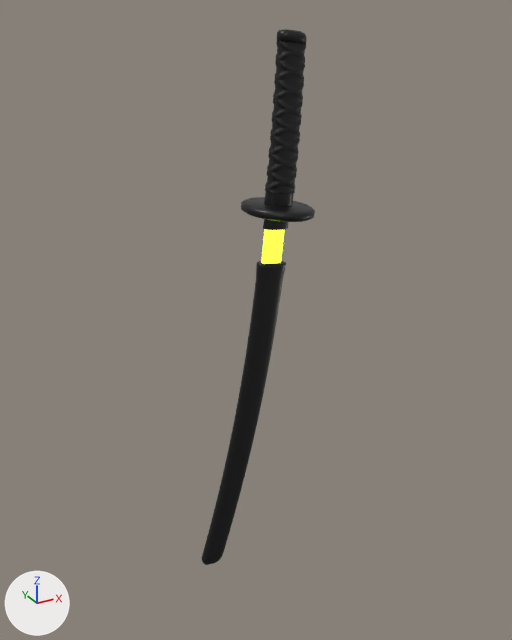
An edit to the glTF model works/036_saya/model.glb, drawn before and after from the same camera.
Before and after are seen from a camera (50 mm lens) standing at (-1.13, -2.21, 3.21) and looking at (0.11, 0.04, 2.09). Arrows for +X, +Y and +Z are at lower left; the lights stay in place. The picture after the commit comes second. Both versions are drawn at frame 61 of the action 'saya_bodyAction'; the numbers are the values there.

The scene before the commit, as lines of its bpy script (objects in view):
```python
me_saya_body = bpy.data.meshes.new('saya_body')
me_saya_body.from_pydata(...)  # 6440 vertices, 12876 faces; spans x -0.002..0.23, y -0.026..0.026, z -1.36..0.0
me_saya_body.materials.append(mat_saya_lacquer)  # black #0a0a0a
me_saya_light = bpy.data.meshes.new('saya_light')
me_saya_light.from_pydata(...)  # 96 vertices, 188 faces; spans x 0.115..0.212, y -0.012..0.012, z -0.14..0.42
me_saya_light.materials.append(mat_saya_light)  # black #000000, glowing green #bcff36
me_saya_tsuba = bpy.data.meshes.new('saya_tsuba')
me_saya_tsuba.from_pydata(...)  # 256 vertices, 508 faces; spans x 0.034..0.306, y -0.136..0.136, z 0.0..0.036
me_saya_tsuba.materials.append(mat_saya_fittings)  # black #0a0a0a
ob_saya_body = bpy.data.objects.new('saya_body', me_saya_body)
ob_saya_body.location = (-0.018, 0.0, 2.351)
ob_saya_body.rotation_euler = (0.0, 0.122, 0.0)  # degrees (0, 7, 0)
ob_saya_light = bpy.data.objects.new('saya_light', me_saya_light)
ob_saya_light.location = (-0.005, 0.0, 2.463)
ob_saya_light.rotation_euler = (0.0, 0.122, 0.0)  # degrees (0, 7, 0)
ob_saya_tsuba = bpy.data.objects.new('saya_tsuba', me_saya_tsuba)
ob_saya_tsuba.location = (0.005, 0.0, 2.537)
ob_saya_tsuba.rotation_euler = (0.0, 0.122, 0.0)  # degrees (0, 7, 0)
# also in view: 'saya_tsuka' at (0.2, 0.0, 2.85)
```
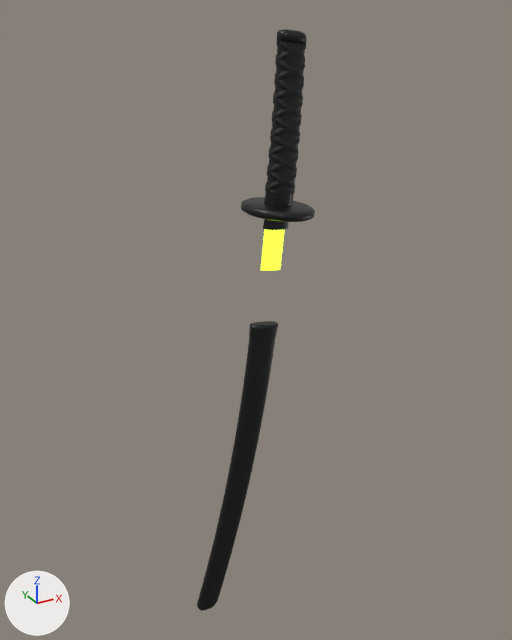
Patch to the scene script:
```diff
--- a/works/036_saya/model.glb.py
+++ b/works/036_saya/model.glb.py
@@ ob_saya_body @@
 ob_saya_body = bpy.data.objects.new('saya_body', me_saya_body)
-ob_saya_body.location = (-0.018, 0.0, 2.351)
+ob_saya_body.location = (-0.049, 0.0, 2.103)
 ob_saya_body.rotation_euler = (0.0, 0.122, 0.0)  # degrees (0, 7, 0)
```

Location of each change, [x1, y1, x2, y2] in pixels of the pictures (512 x 640 px):
'saya_body', moved: before [202, 261, 286, 565]; after [197, 321, 278, 611]
